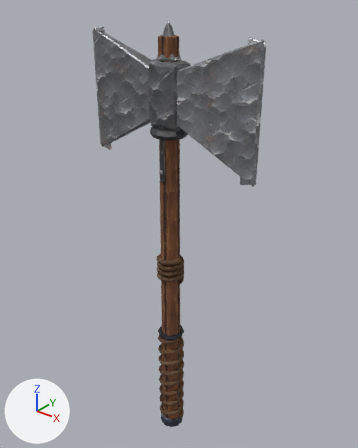
The glTF model assets/models/items/axe_2h_silver.glb: old version first, new version second.
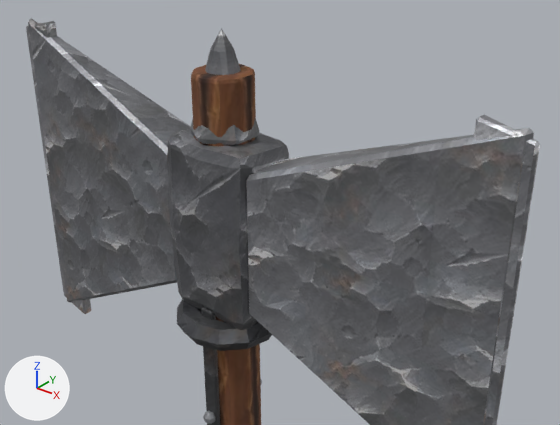
Old and new are each drawn whole from a camera (50 mm lens) standing at (0.871, -1.045, 1.482) and looking at (-0.01, 0.055, 0.8) and again close up from a camera (50 mm lens) standing at (0.453, -0.487, 1.544) and looking at (0.036, 0.035, 1.22). Arrows for +X, +Y and +Z are at lower left; the lights stay in place. The last two pictures show the newer version. Vertices at exactly the same position are counted once.

Names of what the first close-up shows: 'model'.
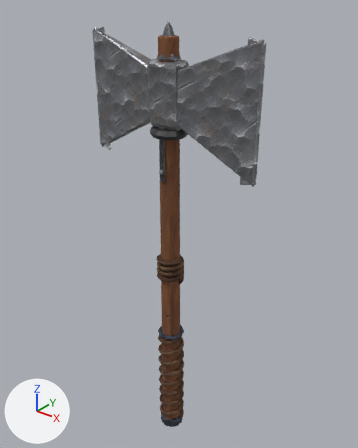
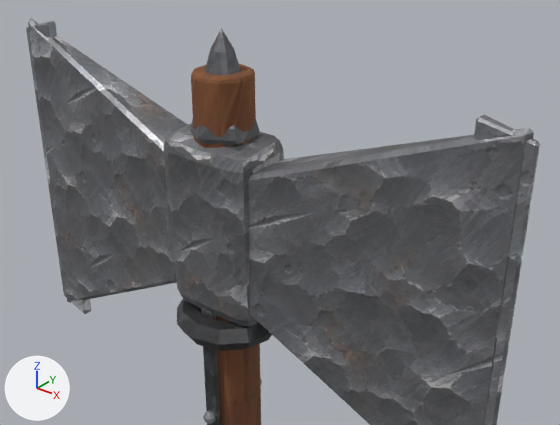
Patch to the scene script:
```diff
--- a/assets/models/items/axe_2h_silver.glb.py
+++ b/assets/models/items/axe_2h_silver.glb.py
@@ me_torus_001 @@
 me_torus_001.from_pydata(...)  # 2405 vertices, 4726 faces; spans x -0.285..0.285, y -0.056..0.056, z 0.0..1.397
 # used by ob_model
+# me_torus_001 part 1: 201 of 2405 vertices moved; they spanned x -0.051..0.285, y -0.037..0.038, z 1.011..1.397 and now span x -0.285..0.28, y -0.037..0.039, z 1.011..1.397; mean shift (-0.054, -0.001, -0.008); largest move (0.285, 0.001, 1.023) -> (-0.009, 0.005, 1.379)
+# me_torus_001 part 2: 24 of 2405 vertices moved; they spanned x -0.285..-0.24, y -0.006..0.006, z 1.011..1.37 and now span x -0.005..0.285, y -0.006..0.032, z 1.02..1.37; mean shift (0.455, 0.009, 0.07); largest move (-0.283, -0.001, 1.02) -> (0.285, 0.001, 1.359)
+# me_torus_001 part 3: 4367 kept faces spanning x -0.285..0.056, y -0.056..0.056, z 0.0..1.37 get new texture (UV) coordinates
+# me_torus_001 part 4: 192 faces spanning x -0.052..0.052, y -0.037..0.039, z 1.121..1.304 switch from mat_silver_b (picture img_silver_b) to mat_silver_a (picture img_silver_a)
 me_torus_001.materials.append(mat_silver_dark)
@@ me_torus_001 @@
 me_torus_001.materials.append(mat_leather_dark)
-me_torus_001.materials.append(mat_iron_b)  # picture img_iron_b
 me_torus_001.materials.append(mat_iron_c)
```

Pixel boxes [x1, y1, x2, y2] of what changed, in the close-ups (560 x 425 px; the box of a moved part takes in the faces that stretch with it):
part 1 of me_torus_001, moved or reshaped: before [191, 28, 540, 425]; after [26, 22, 534, 425]
part 2 of me_torus_001, moved or reshaped: before [26, 21, 91, 314]; after [474, 115, 540, 425]
part 3 of me_torus_001, surface changed: [28, 18, 284, 425] in both
part 4 of me_torus_001, recoloured: [168, 128, 284, 326] in both
